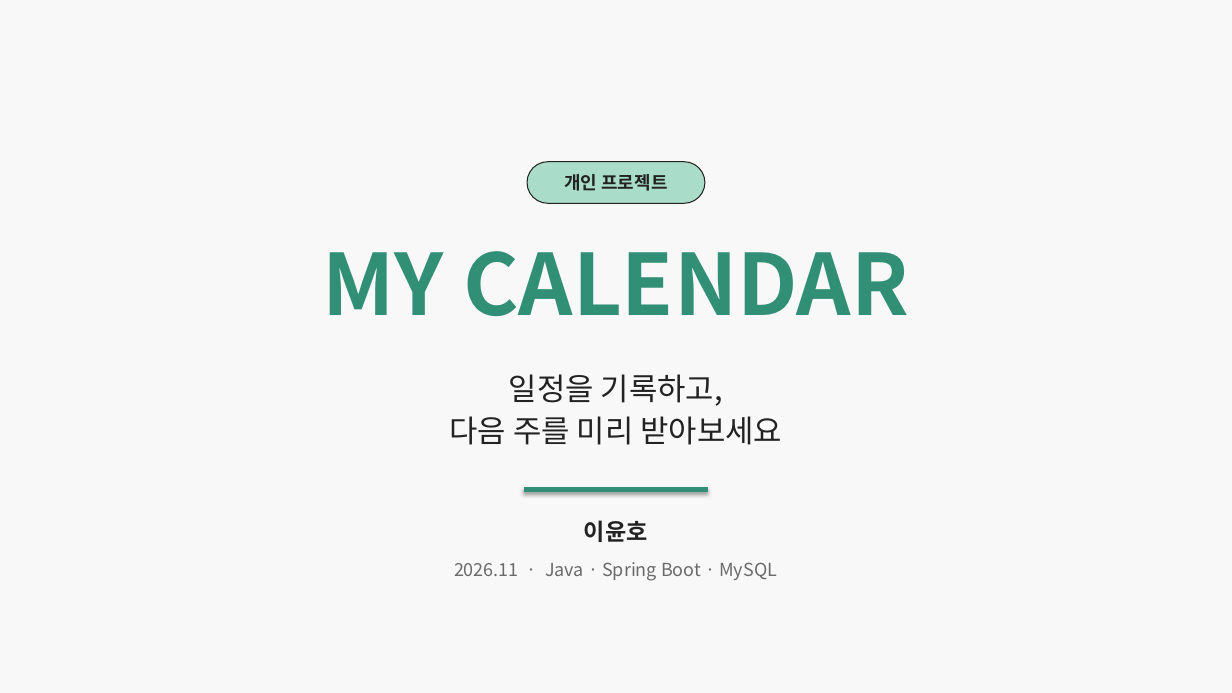
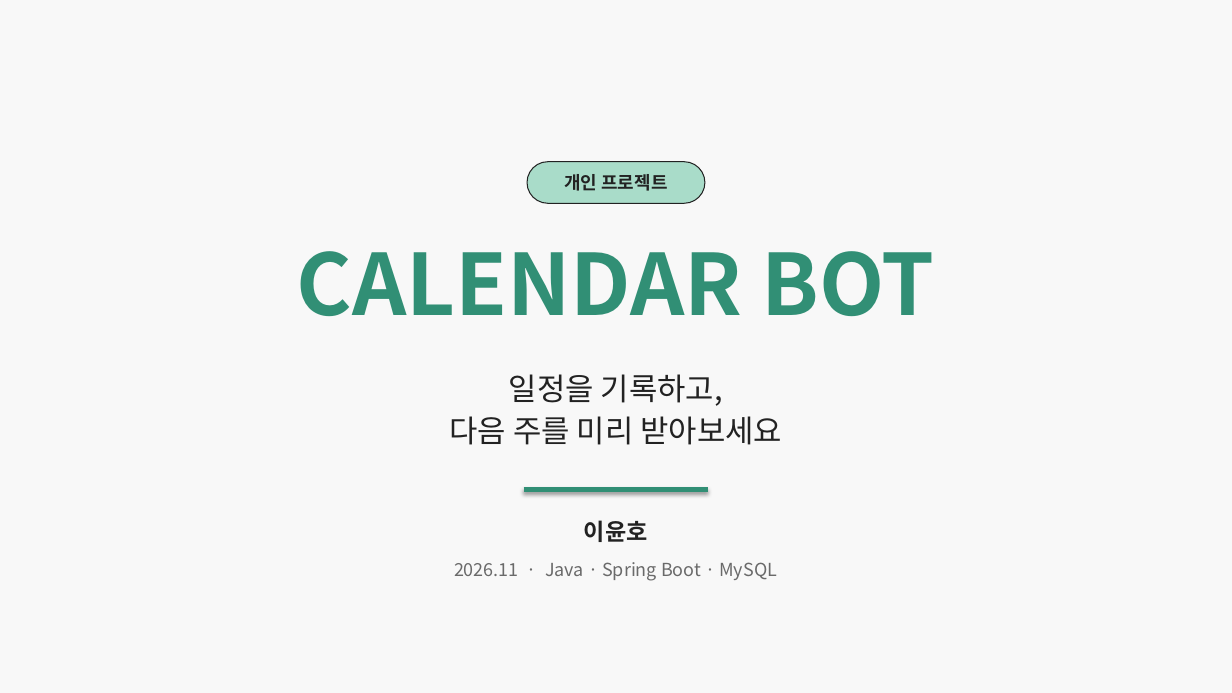
Before and after one commit to ho8566z/calendar-bot_word, a slide deck: slide 1 of ppt/개인 프로젝트.pptx. Drawn at 1232x693 pixels with LibreOffice and Linux fonts; fonts in the diff are those of the drawing. Boxes give left, top, right and bottom in pixels: in the first picture for what was removed or moved away, otherwise in the second. Text is boxed around its words. In the diff, an @@ line names an element or a change of style, - is before the commit and + after.

```diff
--- a/ppt/개인 프로젝트.pptx
+++ b/ppt/개인 프로젝트.pptx
@@ text at box(297, 251, 935, 316): text changed @@
-MY CALENDAR
+CALENDAR BOT
```
Also in this commit, not shown: 3 other slides changed, 4 other files.
